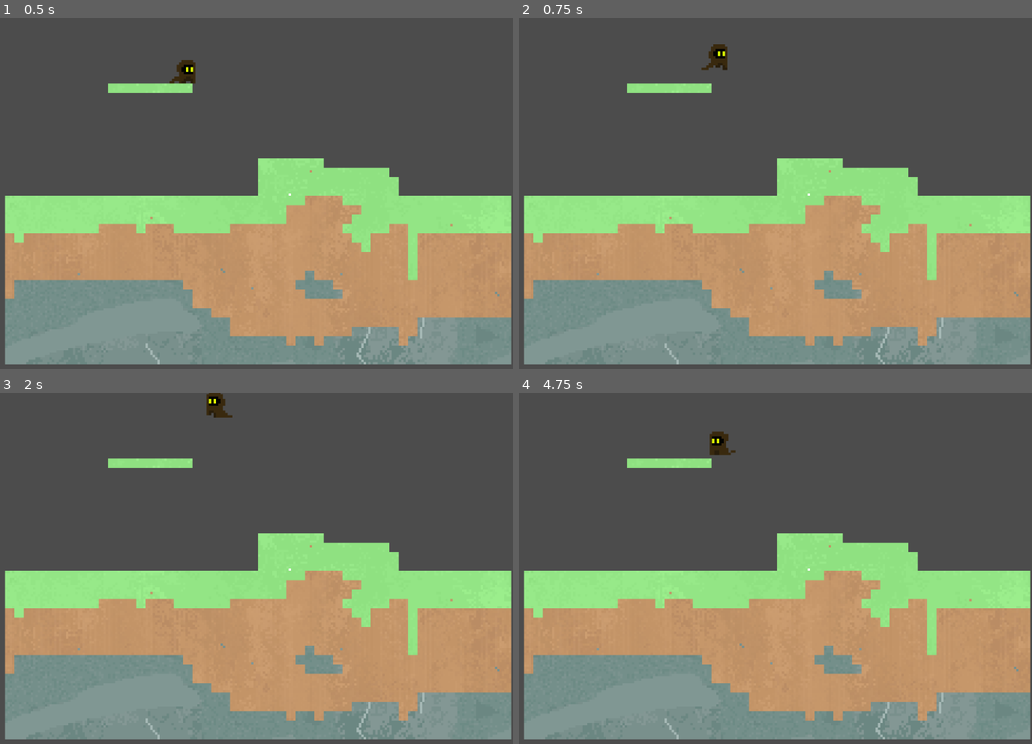
Above: before the commit, frames 1-4 (two rows, left to right).
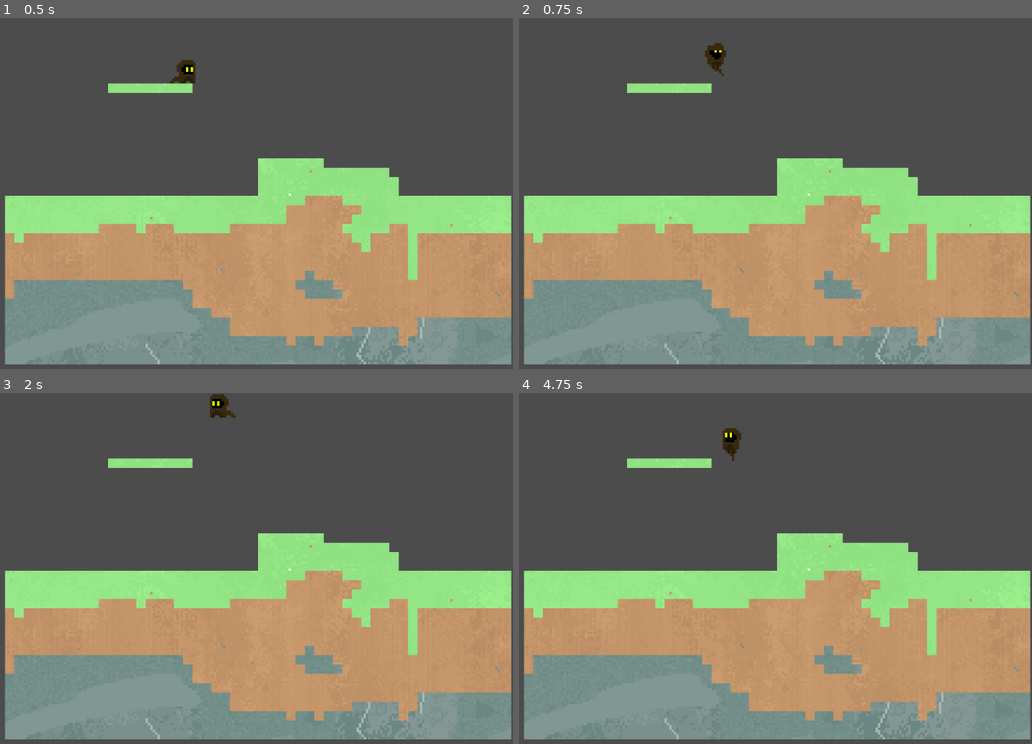
Above: after the commit, the same moments.

Repository: HoneyPony/sandbox-ctf
Game: Godot game, scene res://main.tscn
Same seed, same stepped clock (60 frames per second), same inputs: the game is played once before the commit and once after it.
Inputs:
- Up to frame 1 (0.5 s): no input
- Up to frame 2 (0.75 s): tap Enter at 0.5 s; hold D (player_right) from 0.53 s (still down); hold W (player_jump) from 0.53 s (still down)
- Up to frame 3 (2 s): release D (player_right) at 1.28 s; release W (player_jump) at 1.28 s; hold A (player_left) from 1.28 s (still down); tap W (player_jump) at 1.35, 1.52, 1.82 s
- Up to frame 4 (4.75 s): release A (player_left) at 2.03 s; hold W (player_jump) 2.03-2.78 s; hold D (player_right) 2.03-3.53 s; tap W (player_jump) at 2.85, 3.02, 3.32, 4.35, 4.52 s; hold W (player_jump) 3.53-4.28 s; hold A (player_left) from 3.53 s (still down)

Frame 1 is identical in both runs. In frame 2, 0.2% of the frame differs, in the area x 35-41%, y 7-17%; in frame 3, 0.2%; in frame 4, 0.4%, in the area x 37-44%, y 10-20%.

Commit message:
Get most jumping, etc working

Diff:
--- a/main.tscn
+++ b/main.tscn
@@ -1,11 +1,12 @@
-[gd_scene load_steps=14 format=2]
+[gd_scene load_steps=17 format=2]
 
 [ext_resource path="res://sprite/no_tile.png" type="Texture" id=1]
 [ext_resource path="res://mimic_tiles_for_testing.gd" type="Script" id=2]
 [ext_resource path="res://tileset.tres" type="TileSet" id=3]
 [ext_resource path="res://player.gd" type="Script" id=4]
-[ext_resource path="res://sprite/player_walk.png" type="Texture" id=5]
+[ext_resource path="res://sprite/player_jumping.png" type="Texture" id=5]
 [ext_resource path="res://sprite/player_idle.png" type="Texture" id=6]
+[ext_resource path="res://sprite/player_walk.png" type="Texture" id=7]
 
 [sub_resource type="ConvexPolygonShape2D" id=6]
 points = PoolVector2Array( 0, 0, 4, 0, 4, 4, 0, 4 )
@@ -163,6 +164,138 @@
 "values": [ true ]
 }
 
+[sub_resource type="Animation" id=8]
+resource_name = "jumping"
+length = 0.4
+loop = true
+step = 0.04
+tracks/0/type = "value"
+tracks/0/path = NodePath("sprite:texture")
+tracks/0/interp = 1
+tracks/0/loop_wrap = true
+tracks/0/imported = false
+tracks/0/enabled = true
+tracks/0/keys = {
+"times": PoolRealArray( 0 ),
+"transitions": PoolRealArray( 1 ),
+"update": 1,
+"values": [ ExtResource( 5 ) ]
+}
+tracks/1/type = "value"
+tracks/1/path = NodePath("sprite:hframes")
+tracks/1/interp = 1
+tracks/1/loop_wrap = true
+tracks/1/imported = false
+tracks/1/enabled = true
+tracks/1/keys = {
+"times": PoolRealArray( 0 ),
+"transitions": PoolRealArray( 1 ),
+"update": 1,
+"values": [ 10 ]
+}
+tracks/2/type = "value"
+tracks/2/path = NodePath("sprite:flip_h")
+tracks/2/interp = 1
+tracks/2/loop_wrap = true
+tracks/2/imported = false
+tracks/2/enabled = true
+tracks/2/keys = {
+"times": PoolRealArray( 0 ),
+"transitions": PoolRealArray( 1 ),
+"update": 1,
+"values": [ false ]
+}
+tracks/3/type = "value"
+tracks/3/path = NodePath("sprite:position")
+tracks/3/interp = 1
+tracks/3/loop_wrap = true
+tracks/3/imported = false
+tracks/3/enabled = true
+tracks/3/keys = {
+"times": PoolRealArray( 0 ),
+"transitions": PoolRealArray( 1 ),
+"update": 0,
+"values": [ Vector2( 0, 0 ) ]
+}
+tracks/4/type = "value"
+tracks/4/path = NodePath("sprite:frame")
+tracks/4/interp = 1
+tracks/4/loop_wrap = true
+tracks/4/imported = false
+tracks/4/enabled = true
+tracks/4/keys = {
+"times": PoolRealArray( 0, 0.04, 0.08, 0.12, 0.16, 0.2, 0.24, 0.28, 0.32, 0.36 ),
+"transitions": PoolRealArray( 1, 1, 1, 1, 1, 1, 1, 1, 1, 1 ),
+"update": 1,
+"values": [ 0, 1, 2, 3, 4, 5, 6, 7, 8, 9 ]
+}
+
+[sub_resource type="Animation" id=9]
+resource_name = "jumping_left"
+length = 0.4
+loop = true
+step = 0.04
+tracks/0/type = "value"
+tracks/0/path = NodePath("sprite:texture")
+tracks/0/interp = 1
+tracks/0/loop_wrap = true
+tracks/0/imported = false
+tracks/0/enabled = true
+tracks/0/keys = {
+"times": PoolRealArray( 0 ),
+"transitions": PoolRealArray( 1 ),
+"update": 1,
+"values": [ ExtResource( 5 ) ]
+}
+tracks/1/type = "value"
+tracks/1/path = NodePath("sprite:hframes")
+tracks/1/interp = 1
+tracks/1/loop_wrap = true
+tracks/1/imported = false
+tracks/1/enabled = true
+tracks/1/keys = {
+"times": PoolRealArray( 0 ),
+"transitions": PoolRealArray( 1 ),
+"update": 1,
+"values": [ 10 ]
+}
+tracks/2/type = "value"
+tracks/2/path = NodePath("sprite:flip_h")
+tracks/2/interp = 1
+tracks/2/loop_wrap = true
+tracks/2/imported = false
+tracks/2/enabled = true
+tracks/2/keys = {
+"times": PoolRealArray( 0 ),
+"transitions": PoolRealArray( 1 ),
+"update": 1,
+"values": [ true ]
+}
+tracks/3/type = "value"
+tracks/3/path = NodePath("sprite:position")
+tracks/3/interp = 1
+tracks/3/loop_wrap = true
+tracks/3/imported = false
+tracks/3/enabled = true
+tracks/3/keys = {
+"times": PoolRealArray( 0 ),
+"transitions": PoolRealArray( 1 ),
+"update": 0,
+"values": [ Vector2( 0, 0 ) ]
+}
+tracks/4/type = "value"
+tracks/4/path = NodePath("sprite:frame")
+tracks/4/interp = 1
+tracks/4/loop_wrap = true
+tracks/4/imported = false
+tracks/4/enabled = true
+tracks/4/keys = {
+"times": PoolRealArray( 0, 0.04, 0.08, 0.12, 0.16, 0.2, 0.24, 0.28, 0.32, 0.36 ),
+"transitions": PoolRealArray( 1, 1, 1, 1, 1, 1, 1, 1, 1, 1 ),
+"update": 1,
+"values": [ 0, 1, 2, 3, 4, 5, 6, 7, 8, 9 ]
+}
+
 [sub_resource type="Animation" id=3]
 resource_name = "walk"
 length = 0.66
@@ -301,6 +434,7 @@
 tile_set = SubResource( 7 )
 cell_size = Vector2( 4, 4 )
 cell_quadrant_size = 4
+collision_use_kinematic = true
 format = 1
 script = ExtResource( 2 )
 
@@ -316,7 +450,7 @@
 [node name="player" type="KinematicBody2D" parent="."]
 position = Vector2( -6.25664, -67.5487 )
 script = ExtResource( 4 )
-player_horizontal_acceleration = 300
+player_horizontal_acceleration = 200
 gravity = 120
 initial_jump_impulse = 380
 initial_jump_impulse_delta = 4900
@@ -328,14 +462,15 @@
 shape = SubResource( 2 )
 
 [node name="sprite" type="Sprite" parent="player"]
-position = Vector2( 1, -0.5 )
 texture = ExtResource( 5 )
-flip_h = true
-hframes = 8
+hframes = 10
+frame = 9
 
 [node name="animation_player" type="AnimationPlayer" parent="player"]
 anims/idle = SubResource( 1 )
 anims/idle_left = SubResource( 4 )
+anims/jumping = SubResource( 8 )
+anims/jumping_left = SubResource( 9 )
 anims/walk = SubResource( 3 )
 anims/walk_left = SubResource( 5 )
 
--- a/player.gd
+++ b/player.gd
@@ -6,9 +6,7 @@
 
 # Player speed = 2 pixels / 0.66 seconds for walkcycle
 
-var walk_anim_speed = (2 / 0.66)
-
-export var player_speed = 15
+export var player_speed = 40
 export var player_horizontal_acceleration = 1
 
 var horizontal_v = 0
@@ -25,6 +23,7 @@
 export var jump_cancel_delta_delta = 1800
 
 var on_ground = false
+var zero_collision_frames = 0
 
 var anim_player
 
@@ -53,31 +52,19 @@
 		if Input.is_action_pressed("player_jump"):
 			current_jump_impulse = initial_jump_impulse
 			current_jump_impulse_delta = 0
+			on_ground = false
 
-	var max_h = player_speed * walk_anim_speed
+	var max_h = player_speed
 
 	horizontal_v += acc_h * delta * player_horizontal_acceleration
 	horizontal_v = clamp(horizontal_v, -max_h, max_h)
+
+	var attempted_horizontal_v = horizontal_v
 
 	vertical_v += (gravity - current_jump_impulse) * delta
 	current_jump_impulse_delta += jump_impulse_delta_delta() * delta
 	current_jump_impulse -= current_jump_impulse_delta * delta
 	current_jump_impulse = max(current_jump_impulse, 0)
-
-	if abs(horizontal_v) < player_horizontal_acceleration * delta * 0.9:
-		if last_horizontal_direction > 0:
-			anim_player.play("idle")
-		else:
-			anim_player.play("idle_left")
-		horizontal_v = 0
-	else:
-		if horizontal_v > 0:
-			anim_player.play("walk")
-		else:
-			anim_player.play("walk_left")
-		last_horizontal_direction = horizontal_v
-
-	on_ground = false
 
 	var v = move_and_slide(Vector2(horizontal_v, vertical_v))
 	horizontal_v = v.x
@@ -86,3 +73,34 @@
 		var coll = get_slide_collision(i)
 		if coll.normal.dot(Vector2.UP) > cos(PI / 4):
 			on_ground = true
+			zero_collision_frames = 0
+
+	if zero_collision_frames > 2:
+		on_ground = false
+	else:
+		zero_collision_frames += 1
+
+	if abs(horizontal_v) < player_horizontal_acceleration * delta * 0.9:
+		horizontal_v = 0
+	else:
+		last_horizontal_direction = horizontal_v
+
+	var next_anim = ""
+
+	if on_ground:
+		if abs(attempted_horizontal_v) < 0.5:
+			next_anim = "idle"
+		else:
+			next_anim = "walk"
+	else:
+		if vertical_v < 0:
+			next_anim = "jumping"
+		else:
+			next_anim = "idle"
+
+	if last_horizontal_direction < 0:
+		next_anim += "_left"
+
+	if next_anim != "":
+		print("trying to play ", next_anim, " but ", anim_player.current_animation)
+		anim_player.play(next_anim)
Not shown: 2 places in main.tscn that only renumber resources
Binary file added: sprite/player_jumping.aseprite
Binary file added: sprite/player_jumping.png
Not shown, added: sprite/player_jumping.png.import
